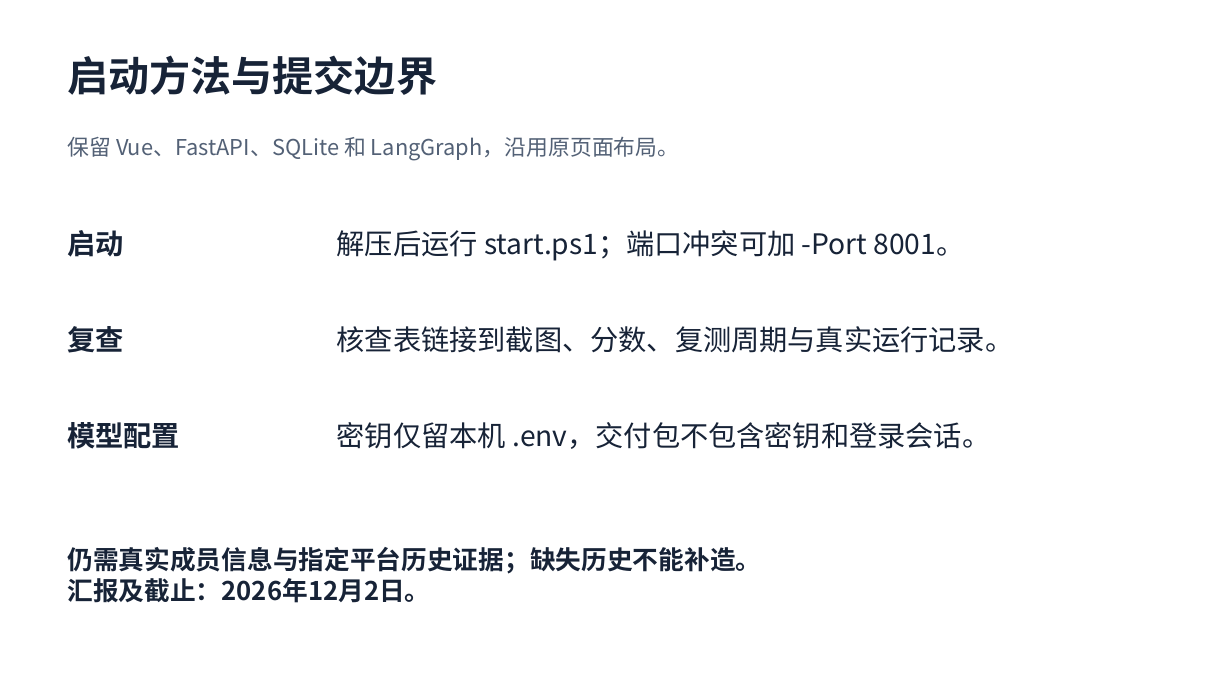
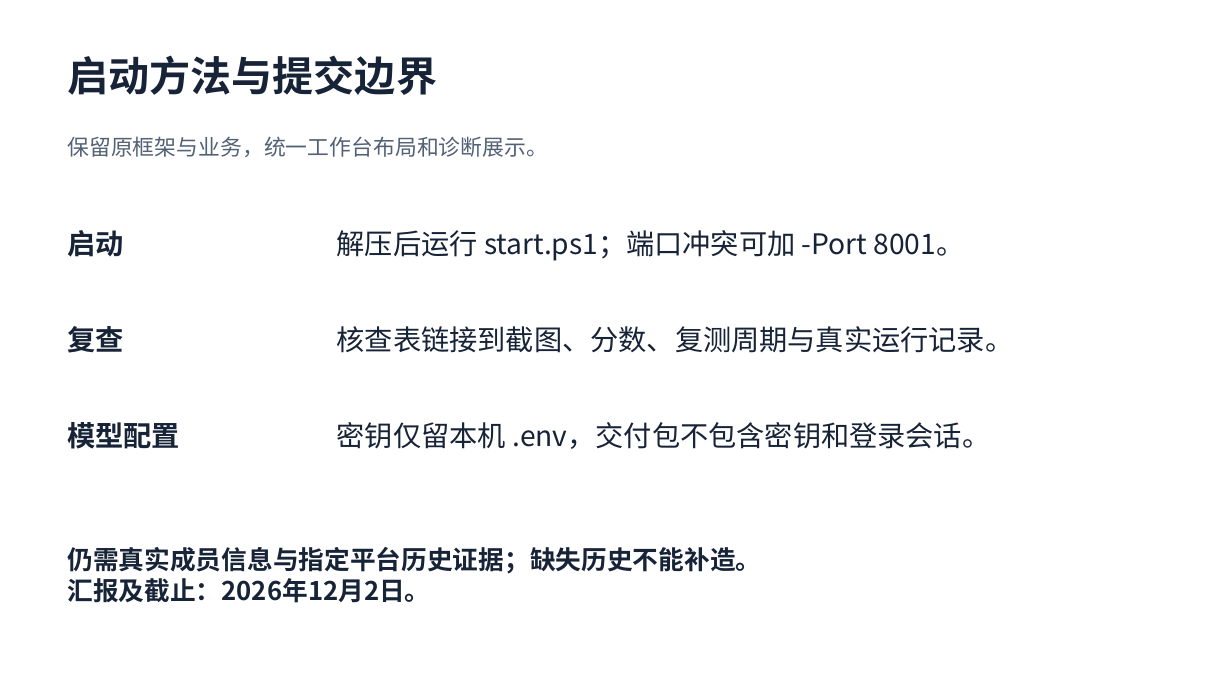
Before and after one commit to ZhuoranLi2007/mlquiz-platform, a slide deck: slide 8 of docs/submission/course_demo.pptx. Drawn at 1232x693 pixels with LibreOffice and Linux fonts; fonts in the diff are those of the drawing. Boxes give left, top, right and bottom in pixels: in the first picture for what was removed or moved away, otherwise in the second. Text is boxed around its words. In the diff, an @@ line names an element or a change of style, - is before the commit and + after.

```diff
--- a/docs/submission/course_demo.pptx
+++ b/docs/submission/course_demo.pptx
@@ text at (x1=67, y1=136, x2=548, y2=157): text changed @@
-保留 Vue、FastAPI、SQLite 和 LangGraph，沿用原页面布局。
+保留原框架与业务，统一工作台布局和诊断展示。
```
Also in this commit, not shown: 5 other slides changed, 26 other files.
